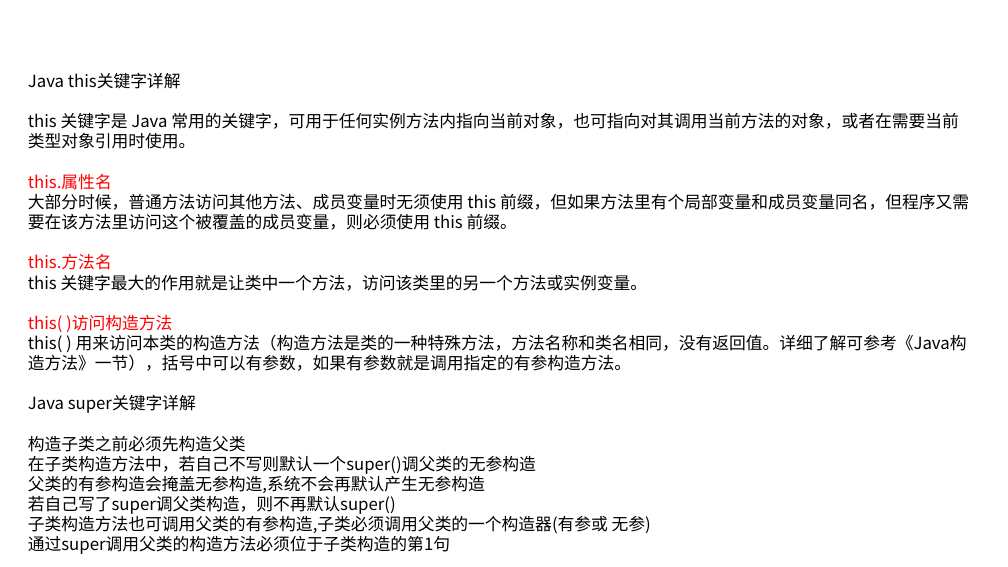
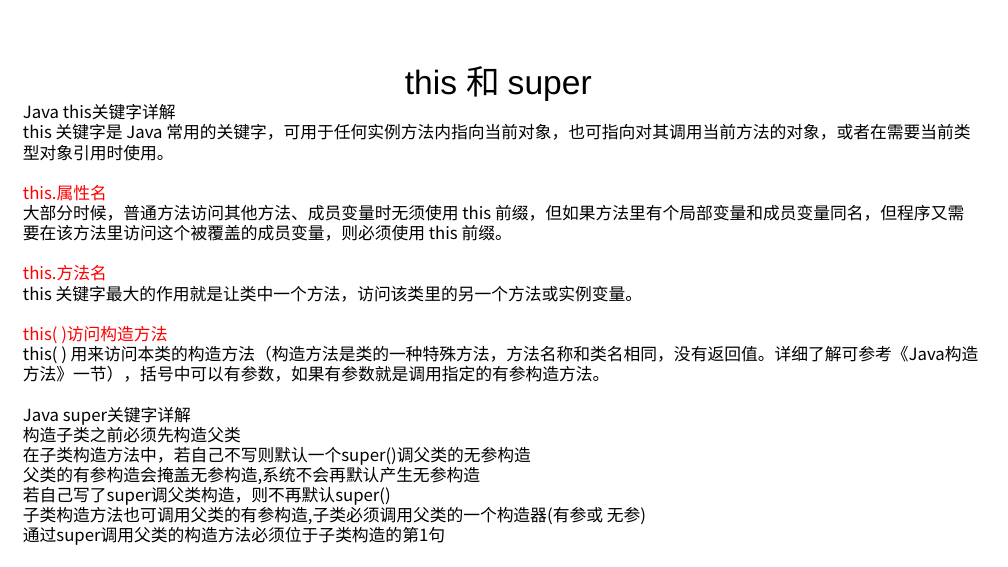
Before and after one commit to linkknown/PPT, a slide deck: slide 20 of 基础PPT/第2章：Java面向对象.pptx. Drawn at 1008x567 pixels with LibreOffice and Linux fonts; fonts in the diff are those of the drawing; background and template pictures are left out. Boxes give left, top, right and bottom in pixels: in the first picture for what was removed or moved away, otherwise in the second. Text is boxed around its words. In the diff, an @@ line names an element or a change of style, - is before the commit and + after.

```diff
--- a/基础PPT/第2章：Java面向对象.pptx
+++ b/基础PPT/第2章：Java面向对象.pptx
@@ text added at [405, 66, 592, 101], 32 pt, text #000000 @@
+this 和 super
@@ text "Java this关键字详解" rewrapped from [28, 73, 969, 554] to [23, 104, 979, 545] @@
```
Also in this commit, not shown: 17 other slides changed, 6 slides added, 1 slide removed, 1 other file.
